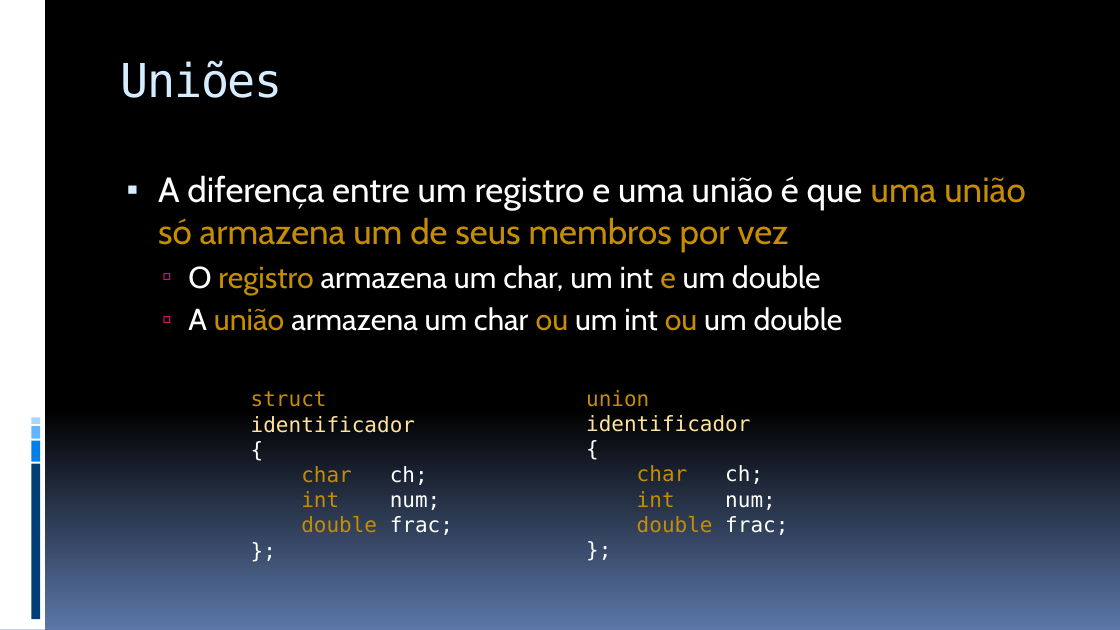
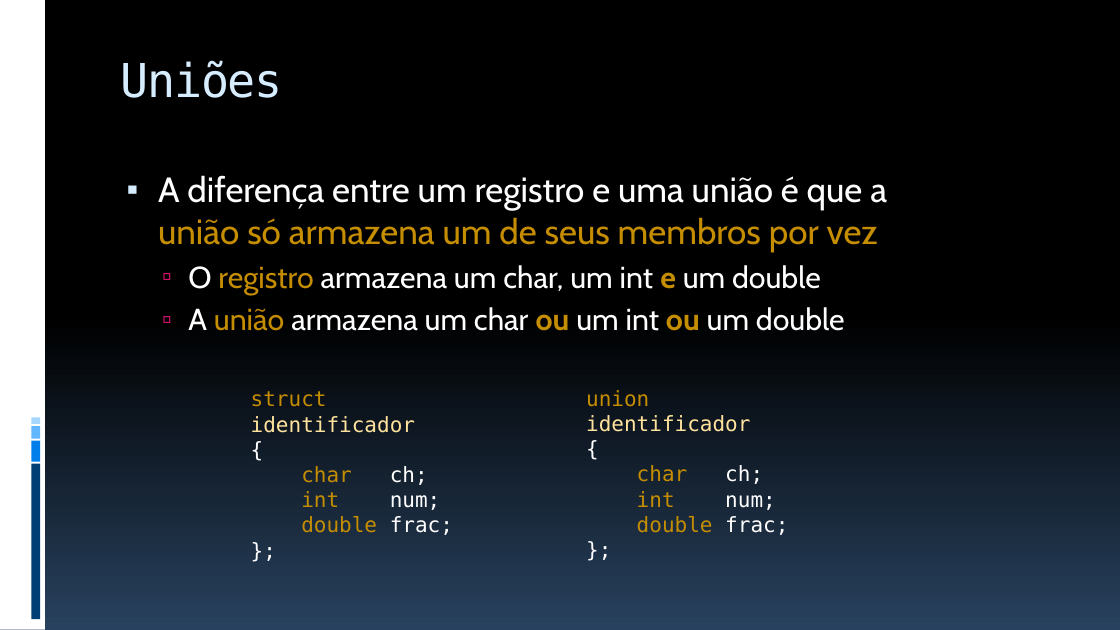
Before and after one commit to JudsonSS/ProgComp, a slide deck: slide 6 of Slides/13. Uniões e Enumerações.pptx. Drawn at 1120x630 pixels with LibreOffice and Linux fonts; fonts in the diff are those of the drawing. Boxes give left, top, right and bottom in pixels: in the first picture for what was removed or moved away, otherwise in the second. Text is boxed around its words. In the diff, an @@ line names an element or a change of style, - is before the commit and + after.

```diff
--- a/Slides/13. Uniões e Enumerações.pptx
+++ b/Slides/13. Uniões e Enumerações.pptx
@@ background gradient #000000 to #5B77A8 to gradient #000000 to #28415E @@
@@ text at (x1=158, y1=175, x2=887, y2=253): text changed; text colour #C58D01 to #FFFFFF @@
-▪ A diferença entre um registro e uma união é que uma união só armazena um de seus membros por vez
+▪ A diferença entre um registro e uma união é que a
+  união só armazena um de seus membros por vez
@@ text at (x1=188, y1=265, x2=845, y2=331): bold on in "e", "ou ou" @@
```
Also in this commit, not shown: 23 other slides changed, 2 slides added, 5 other files.
